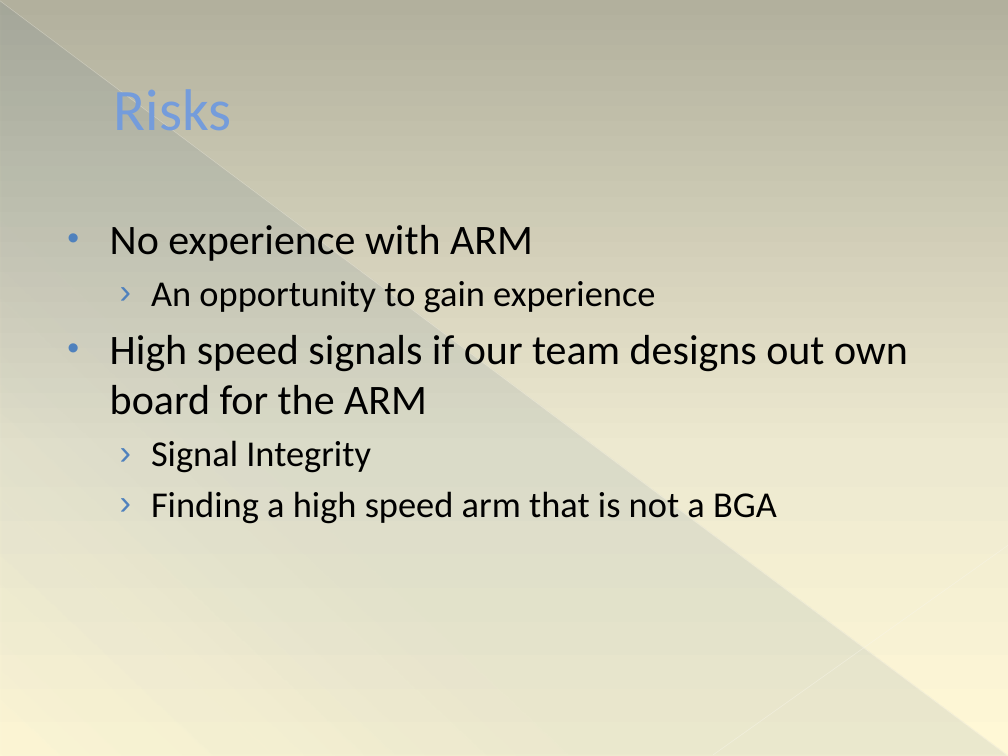
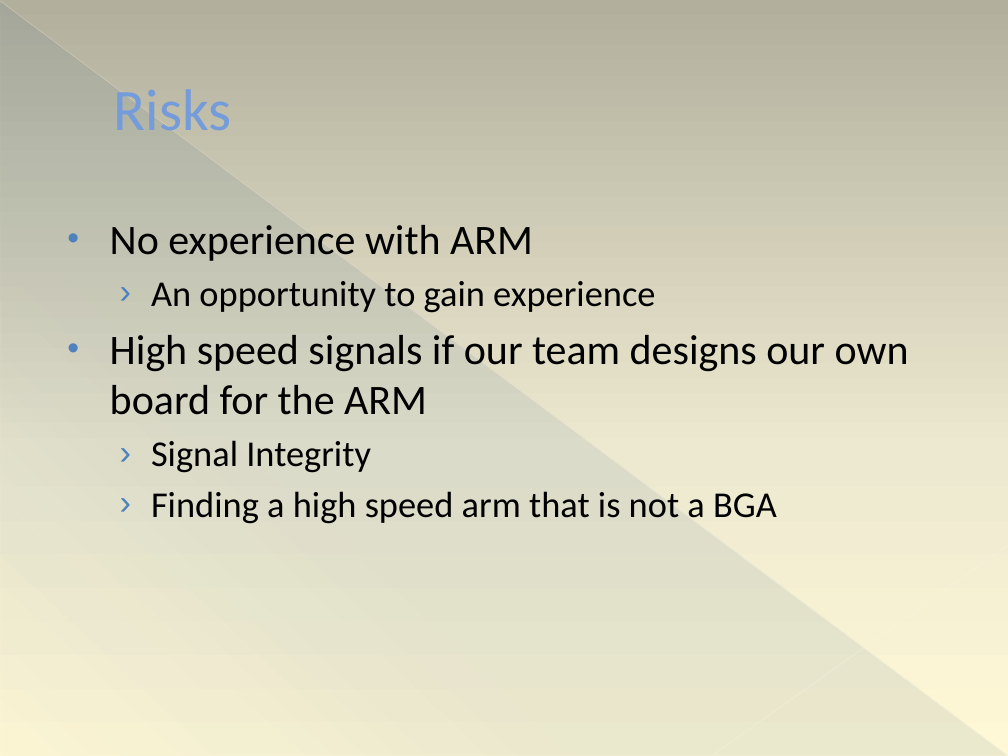
Before and after one commit to ttetelin/eyecu, a slide deck: slide 28 of PDR/PDR.pptx (slide 9 before the commit). Drawn at 1008x756 pixels with LibreOffice and Linux fonts; fonts in the diff are those of the drawing. Boxes give left, top, right and bottom in pixels: in the first picture for what was removed or moved away, otherwise in the second. Text is boxed around its words. In the diff, an @@ line names an element or a change of style, - is before the commit and + after.

```diff
--- a/PDR/PDR.pptx
+++ b/PDR/PDR.pptx
@@ text at (110,335,909,415): text changed @@
-• High speed signals if our team designs out own board for the ARM
+• High speed signals if our team designs our own board for the ARM
```
Also in this commit, not shown: 14 other slides changed, 4 slides added.
